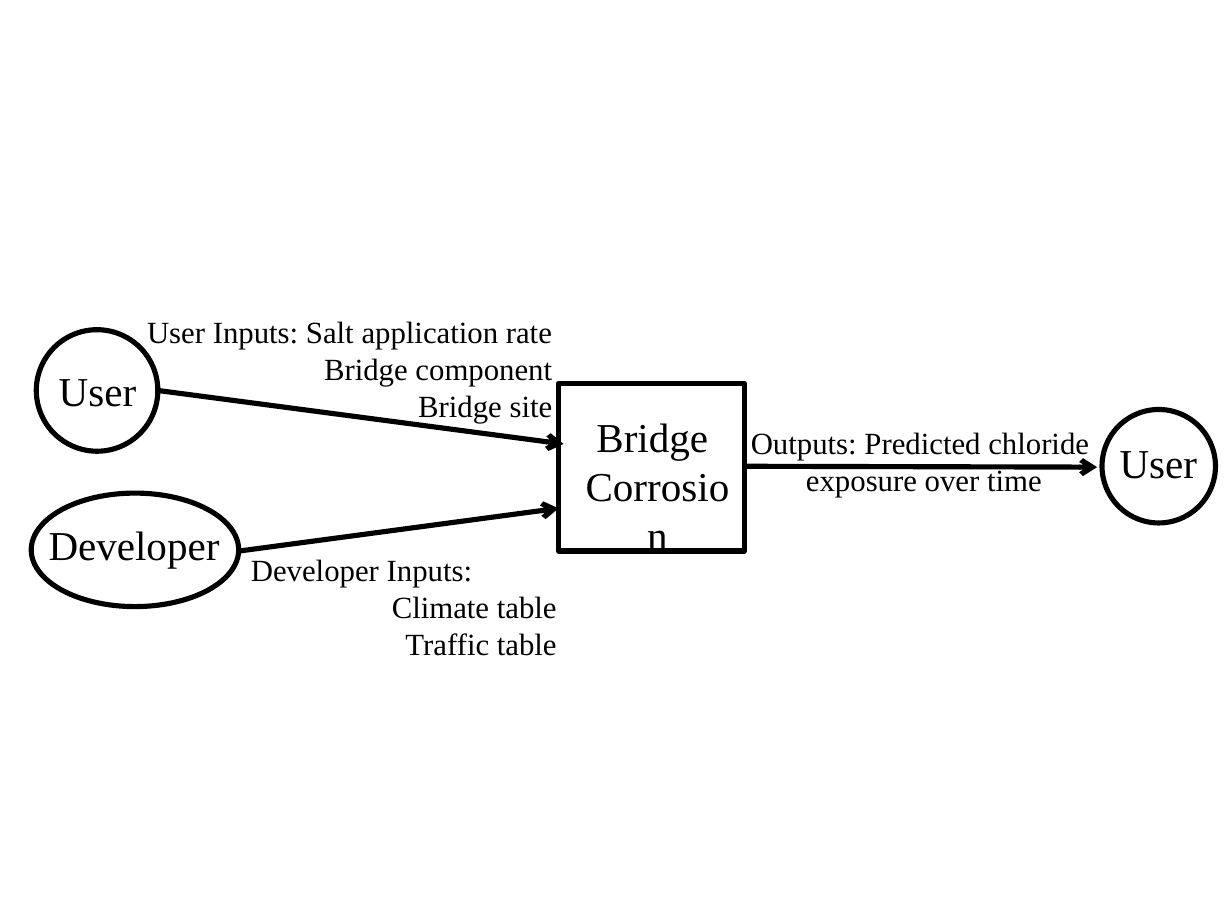
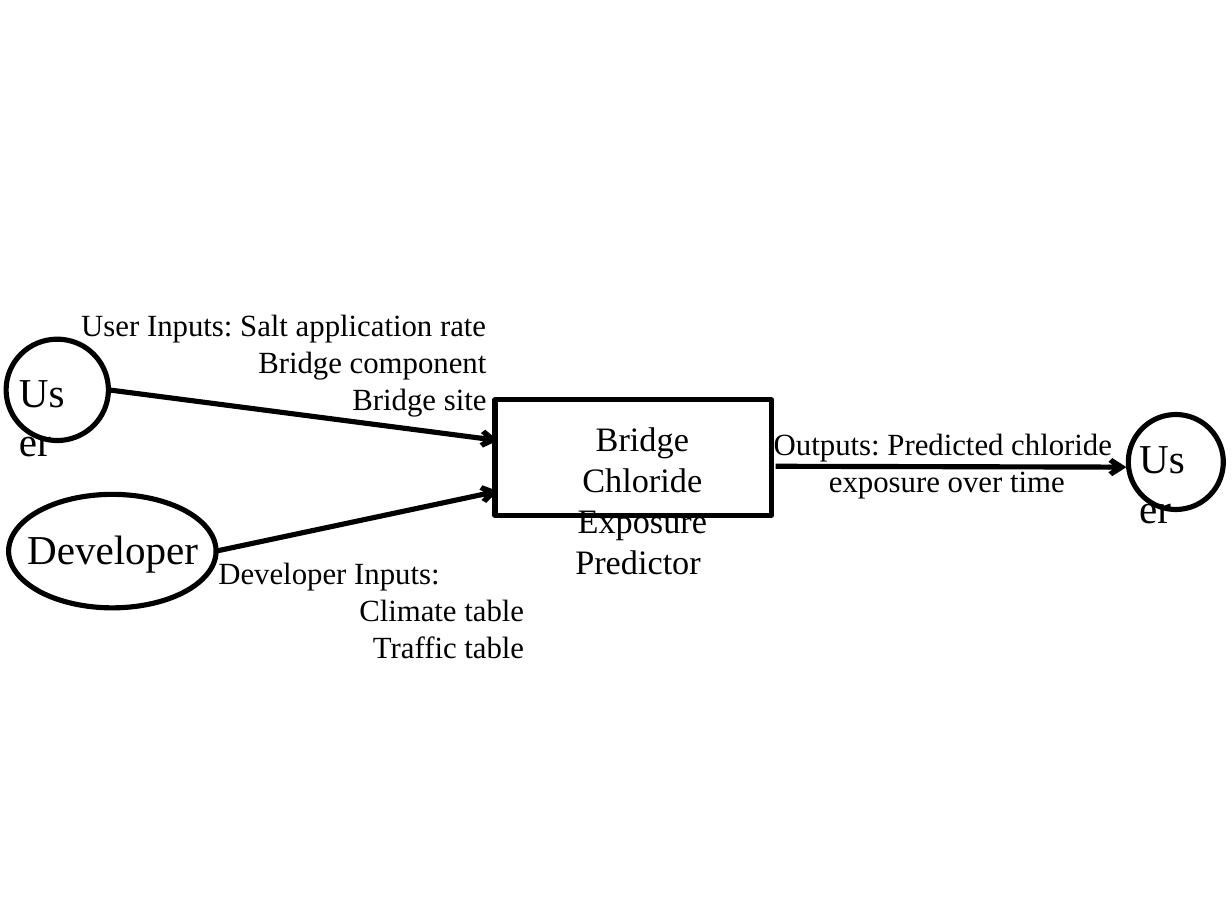
Before and after one commit to CynthiaLiu0805/BridgeChlorideExposurePredictor, a slide deck: slide 1 of docs/SRS/SystemContextFigure.pptx. Drawn at 1232x924 pixels with LibreOffice and Linux fonts; fonts in the diff are those of the drawing. Boxes give left, top, right and bottom in pixels: in the first picture for what was removed or moved away, otherwise in the second. Text is boxed around its words. In the diff, an @@ line names an element or a change of style, - is before the commit and + after.

Commit message:
adjust based on #67, fix error in data table

```diff
--- a/docs/SRS/SystemContextFigure.pptx
+++ b/docs/SRS/SystemContextFigure.pptx
@@ text "User Inputs: Salt application rate" rewrapped from box(147, 321, 553, 423) to box(147, 314, 487, 416) @@
@@ text "User" rewrapped from box(59, 379, 137, 407) to box(81, 315, 139, 337) @@
@@ ellipse: place and size @@
-ellipse at box(36, 330, 158, 452)
+ellipse at box(6, 339, 108, 440)
@@ arrow moved from (158, 391) - (563, 444) to (108, 389) - (498, 441) @@
@@ rectangle "`": place and size @@
-rectangle "`" at box(558, 383, 744, 551)
+rectangle "`" at box(495, 400, 771, 516)
@@ text "Outputs: Predicted chloride": place and size @@
-text "Outputs: Predicted chloride" at box(751, 432, 1089, 497)
+text "Outputs: Predicted chloride" at box(774, 433, 1112, 498)
@@ ellipse: place and size @@
-ellipse at box(1103, 409, 1216, 522)
+ellipse at box(1129, 414, 1223, 509)
@@ text at box(575, 427, 707, 575): text changed; size 24 to 20 pt @@
-Bridge
-Corrosion
+Bridge Chloride
+Exposure Predictor
@@ text "User" rewrapped from box(1120, 451, 1198, 479) to box(1127, 426, 1214, 478) @@
@@ arrow moved from (747, 466) - (1098, 467) to (775, 466) - (1126, 467) @@
@@ ellipse: place and size @@
-ellipse at box(31, 493, 238, 606)
+ellipse at box(9, 494, 216, 607)
@@ arrow moved from (239, 551) - (558, 509) to (216, 551) - (498, 492) @@
@@ text "Developer": place and size @@
-text "Developer" at box(49, 531, 220, 568)
+text "Developer" at box(27, 535, 198, 571)
@@ text "Developer Inputs:": place and size @@
-text "Developer Inputs:" at box(251, 559, 557, 656)
+text "Developer Inputs:" at box(218, 562, 524, 659)
```
Also in this commit, not shown: 5 other files.
